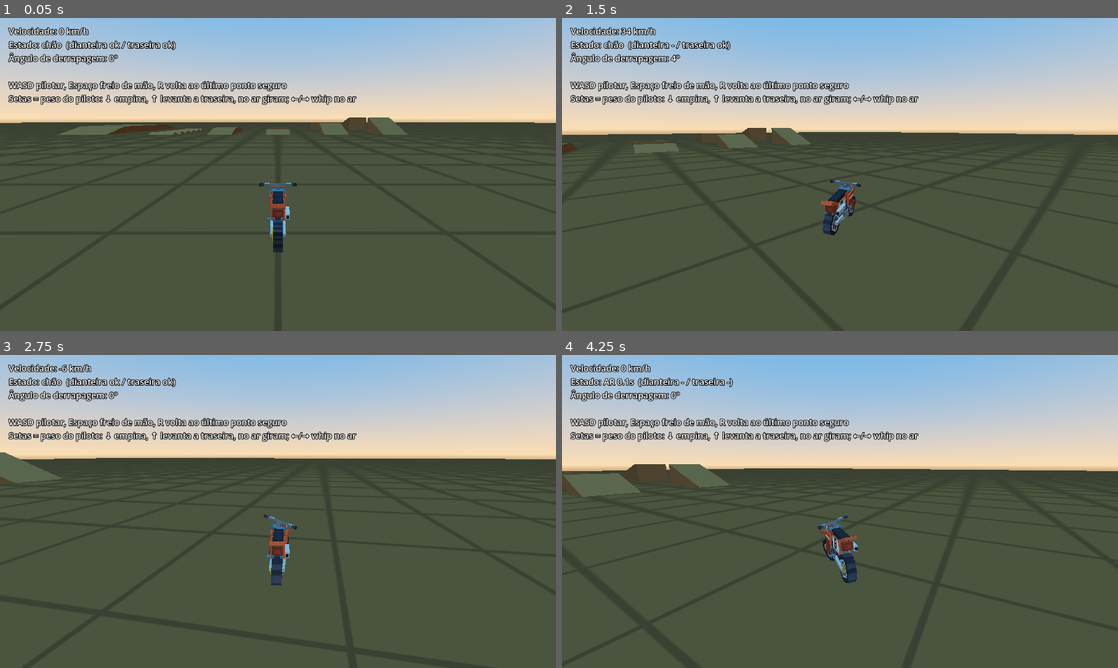
Above: before the commit, frames 1-4 (two rows, left to right).
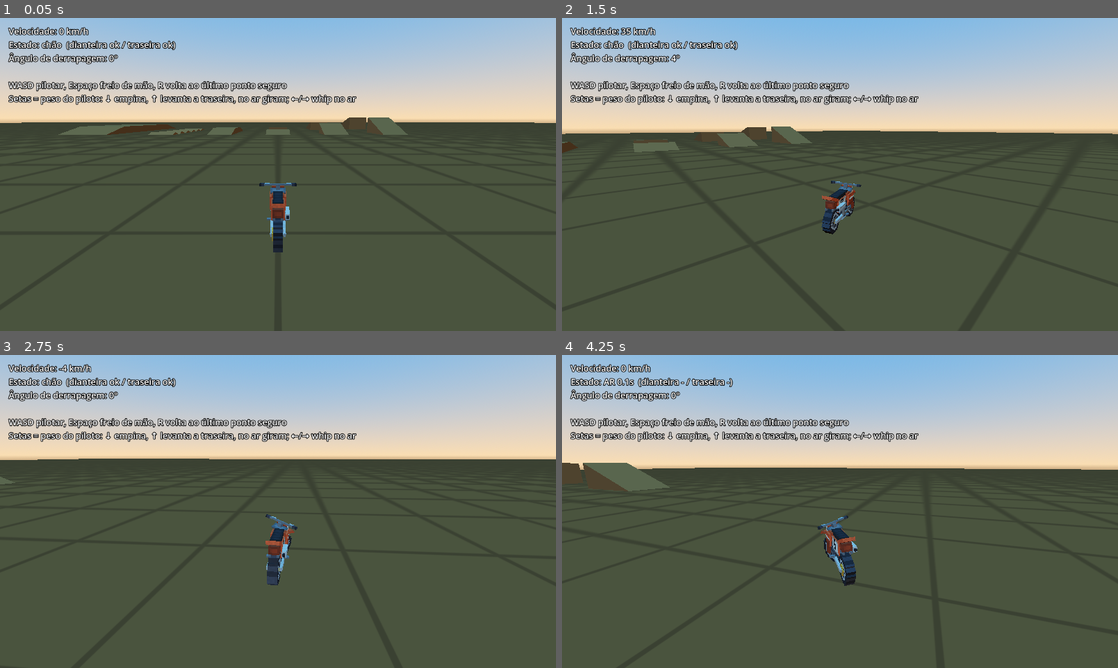
Above: after the commit, the same moments.

Repository: carvguilherme8/turinhos_circuit
Game: Godot game, scene res://scenes/tracks/playground.tscn
Two runs of this game, one before a commit and one after it. Both use one fixed random seed, a clock stepped at 60 frames per second and the inputs below.
Inputs:
- Up to frame 1 (0.05 s): no input
- Up to frame 2 (1.5 s): hold D (direita) 0.53-1.28 s; hold W (acelerar) 0.53-1.28 s; hold Down (inclinar_tras) from 1.28 s (still down); tap W (acelerar) at 1.35 s
- Up to frame 3 (2.75 s): release Down (inclinar_tras) at 2.03 s; hold D (direita) from 2.03 s (still down); hold S (frear) from 2.03 s (still down); tap W (acelerar) at 2.3 s
- Up to frame 4 (4.25 s): release D (direita) at 2.78 s; release S (frear) at 2.78 s; hold Up (inclinar_frente) 2.78-3.53 s; tap Space (freio_mao) at 2.85 s; tap W (acelerar) at 3.05 s; hold A (esquerda) from 3.53 s (still down); hold W (acelerar) from 3.53 s (still down); tap R (resetar_moto) at 4.15 s

The runs differ from the first frame. In frame 1, less than 0.1% of the frame differs, in the area x 47-53%, y 52-69%; in frame 2, 1.2%; in frame 3, 1.2%; in frame 4, 2.3%, in the area x 0-100%, y 34-74%.

Commit message:
fix: wheelie dinâmico com queda e moto sem afundar
- Wheelie e traseira no alto viram um pêndulo: o comando empurra, a gravidade
  puxa de volta; segurar demais passa do equilíbrio e vira (queda)
- O giro é só visual, sobre a roda apoiada: o corpo físico não briga mais com
  a suspensão (a moto não afunda nem pula)
- Freio derruba o wheelie; traseira no alto precisa de embalo e cai ao parar
- Com a frente no alto a direção quase não responde; com a traseira, sem tração
- Colisão em duas partes (cápsula no motor, caixa no tanque/banco): a frente
  não entra mais no chão e a moto não engancha na entrada das rampas

Diff:
--- a/scenes/bike/bike.tscn
+++ b/scenes/bike/bike.tscn
@@ -7,8 +7,12 @@
 [sub_resource type="PhysicsMaterial" id="PhysicsMaterial_body"]
 friction = 0.3
 
+[sub_resource type="CapsuleShape3D" id="CapsuleShape3D_engine"]
+radius = 0.18
+height = 0.9
+
 [sub_resource type="BoxShape3D" id="BoxShape3D_body"]
-size = Vector3(0.5, 0.75, 1.7)
+size = Vector3(0.5, 0.51, 1.2)
 
 [node name="Bike" type="RigidBody3D" node_paths=PackedStringArray("front_wheel", "rear_wheel", "steering", "fork_slider", "swingarm")]
 mass = 150.0
@@ -24,8 +28,12 @@
 fork_slider = NodePath("Visual/Model/motocross/fork/fork_lower")
 swingarm = NodePath("Visual/Model/motocross/swingarm")
 
-[node name="CollisionShape3D" type="CollisionShape3D" parent="."]
-transform = Transform3D(1, 0, 0, 0, 1, 0, 0, 0, 1, 0, 0.075, 0)
+[node name="EngineShape" type="CollisionShape3D" parent="."]
+transform = Transform3D(1, 0, 0, 0, 0, 1, 0, -1, 0, 0, -0.15, 0)
+shape = SubResource("CapsuleShape3D_engine")
+
+[node name="BodyShape" type="CollisionShape3D" parent="."]
+transform = Transform3D(1, 0, 0, 0, 1, 0, 0, 0, 1, 0, 0.185, 0.1)
 shape = SubResource("BoxShape3D_body")
 
 [node name="FrontWheelRay" type="RayCast3D" parent="."]
--- a/scripts/bike/bike.gd
+++ b/scripts/bike/bike.gd
@@ -55,6 +55,10 @@
 
 var _steer: float = 0.0
 var _throttle: float = 0.0
+var _brake: float = 0.0
+## Ângulo (rad) e velocidade do pêndulo numa roda só: + wheelie, - traseira no alto.
+var _one_wheel_angle: float = 0.0
+var _one_wheel_rate: float = 0.0
 ## Peso do piloto: +1 = todo para trás (empinar), -1 = todo para frente.
 var _rider_pitch: float = 0.0
 ## Peso do piloto para os lados: +1 = direita.
@@ -70,6 +74,10 @@
 var _rear_wheel_rest_y: float = 0.0
 var _fork_slider_rest: Vector3
 var _swingarm_length: float = 0.5
+var _visual_rest: Vector3
+var _visual_lean: float = 0.0
+## Ângulo visual numa roda só (segue o pêndulo; no ar volta suave para zero).
+var _visual_pitch: float = 0.0
 
 @onready var _front_ray: RayCast3D = $FrontWheelRay
 @onready var _rear_ray: RayCast3D = $RearWheelRay
@@ -97,6 +105,7 @@
 	_front_wheel_y = _front_wheel_rest_y
 	_rear_wheel_y = _rear_wheel_rest_y
 	_fork_slider_rest = fork_slider.position
+	_visual_rest = _visual.position
 	_swingarm_length = Vector2(rear_wheel.position.y, rear_wheel.position.z).length()
 
 
@@ -122,6 +131,7 @@
 	drift_amount = 0.0
 	air_time = 0.0
 	is_crashed = false
+	_reset_one_wheel()
 	respawned.emit()
 
 
@@ -153,6 +163,7 @@
 	var steer_input := Input.get_axis("esquerda", "direita")
 	var handbrake := Input.is_action_pressed("freio_mao") and is_grounded()
 	_throttle = throttle
+	_brake = brake
 	_rider_pitch = Input.get_axis("inclinar_frente", "inclinar_tras")
 	_rider_side = Input.get_axis("inclinar_esquerda", "inclinar_direita")
 	var drift_rate := 10.0 if handbrake else stats.drift_recovery
@@ -184,6 +195,12 @@
 		var tilt := rad_to_deg(global_basis.y.angle_to(Vector3.UP))
 		if tilt > stats.crash_tilt_angle:
 			_crash()
+
+	# Wheelie ou traseira no alto além do limite: a moto vira.
+	var one_wheel_degrees := rad_to_deg(_one_wheel_angle)
+	if not is_crashed and (one_wheel_degrees > stats.wheelie_crash_angle
+			or one_wheel_degrees < -stats.stoppie_crash_angle):
+		_crash()
 
 
 ## Compara o "para cima" da moto com a normal do chão onde ela tocou:
@@ -207,6 +224,10 @@
 
 
 func _crash() -> void:
+	if not is_zero_approx(_visual_pitch):
+		global_transform = global_transform * _one_wheel_transform(_visual_pitch, _visual_rest)
+		_visual_pitch = 0.0
+	_reset_one_wheel()
 	is_crashed = true
 	_crash_timer = stats.respawn_delay
 	drift_amount = 0.0
@@ -287,7 +308,7 @@
 		# Roda traseira travada: sem tração, só arrasta na terra.
 		new_speed = move_toward(new_speed, 0.0, stats.handbrake_deceleration * delta)
 		throttle = 0.0
-	elif throttle > 0.0 and rear_grounded:
+	elif throttle > 0.0 and rear_grounded and _one_wheel_angle > -0.05:
 		# Aceleração cheia até 75% da máxima, depois diminui até zero na máxima.
 		var taper := clampf((stats.max_speed - speed) / (stats.max_speed * 0.25), 0.0, 1.0)
 		new_speed += throttle * stats.acceleration * taper * delta
@@ -322,6 +343,7 @@
 		var speed := _flat_velocity.length()
 		var speed_ratio := speed / stats.max_speed
 		var steer_factor := clampf(speed / stats.full_steer_speed, 0.0, 1.0)
+		steer_factor *= lerpf(1.0, 0.25, clampf(_one_wheel_angle / deg_to_rad(20.0), 0.0, 1.0))
 		steer_factor *= lerpf(1.0, stats.high_speed_steer_factor, clampf(speed_ratio, 0.0, 1.0))
 		var direction := -1.0 if forward_speed < -0.1 else 1.0
 		# Direita = giro negativo em torno do "para cima".
@@ -337,6 +359,7 @@
 		av += _ground_normal * (target_yaw - yaw) * clampf(stats.steer_response * delta, 0.0, 1.0)
 		av = _rider_weight_ground(av, delta)
 	else:
+		_reset_one_wheel()
 		av = _rider_weight_air(av, delta)
 
 	# Equilíbrio: só no eixo de rolagem (o pitch fica livre para suspensão e saltos).
@@ -354,21 +377,54 @@
 
 
 ## No chão: peso para trás empina (wheelie), peso para frente levanta a traseira.
-## Sem comando, o pitch fica por conta da suspensão.
+## O ângulo numa roda só é um pêndulo (_one_wheel_angle): o comando empurra, a gravidade
+## puxa de volta até o ponto de equilíbrio e, passando dele, a moto vira.
+## É só visual (o modelo gira sobre a roda apoiada); o corpo físico fica nas duas rodas,
+## para não brigar com a suspensão.
 func _rider_weight_ground(av: Vector3, delta: float) -> Vector3:
-	if absf(_rider_pitch) < 0.05:
-		return av
-	var target := 0.0
-	if _rider_pitch > 0.0:
-		var throttle_share := lerpf(stats.wheelie_without_throttle, 1.0, _throttle)
-		target = deg_to_rad(stats.wheelie_angle) * _rider_pitch * throttle_share
-	else:
-		target = deg_to_rad(stats.stoppie_angle) * _rider_pitch
-	var pitch_axis := global_basis.x
-	var pitch := asin(clampf((-global_basis.z).dot(_ground_normal), -1.0, 1.0))
-	# O comando define a velocidade de pitch direto (vence a mola e a gravidade a cada passo).
-	var target_rate := (target - pitch) * stats.ground_pitch_response
-	return av + pitch_axis * (target_rate - av.dot(pitch_axis))
+	var previous := _one_wheel_angle
+	var accel := 0.0
+	if _one_wheel_angle >= 0.0:
+		if _rider_pitch > 0.05 and rear_grounded:
+			var throttle_share := lerpf(stats.wheelie_without_throttle, 1.0, _throttle)
+			accel += stats.wheelie_strength * _rider_pitch * throttle_share
+		accel -= stats.wheelie_brake_strength * _brake
+		accel -= stats.one_wheel_gravity * _balance(_one_wheel_angle, stats.wheelie_balance_angle)
+	if _one_wheel_angle <= 0.0:
+		# É o embalo que segura a traseira no alto: devagar, ela desce mesmo além do equilíbrio.
+		var speed_share := clampf(absf(forward_speed) / 8.0, 0.0, 1.0)
+		if _rider_pitch < -0.05 and front_grounded:
+			accel -= stats.stoppie_strength * -_rider_pitch * speed_share
+		accel += stats.one_wheel_gravity * _balance(-_one_wheel_angle, stats.stoppie_balance_angle)
+		accel += stats.one_wheel_gravity * 2.0 * (1.0 - speed_share)
+
+	_one_wheel_rate += accel * delta
+	_one_wheel_rate -= _one_wheel_rate * clampf(stats.one_wheel_damping * delta, 0.0, 1.0)
+	_one_wheel_angle += _one_wheel_rate * delta
+	# Voltou para as duas rodas (sem comando segurando do outro lado): para no zero.
+	if (previous > 0.0 and _one_wheel_angle <= 0.0 and _rider_pitch > -0.05) \
+			or (previous < 0.0 and _one_wheel_angle >= 0.0 and _rider_pitch < 0.05):
+		_reset_one_wheel()
+
+	return av
+
+
+## 1 com a moto nas duas rodas, 0 no ponto de equilíbrio, negativo depois dele.
+## Curva quadrática: a gravidade ainda puxa forte no meio do wheelie (soltar salva)
+## e só some perto do equilíbrio.
+func _balance(angle: float, balance_degrees: float) -> float:
+	var ratio := angle / deg_to_rad(balance_degrees)
+	return 1.0 - ratio * ratio
+
+
+func _reset_one_wheel() -> void:
+	_one_wheel_angle = 0.0
+	_one_wheel_rate = 0.0
+
+
+## Ângulo de pitch em relação ao chão (positivo = nariz para cima).
+func _ground_pitch_degrees() -> float:
+	return rad_to_deg(asin(clampf((-global_basis.z).dot(_ground_normal), -1.0, 1.0)))
 
 
 ## No ar: peso frente/trás gira a moto (pitch); para os lados faz o whip, jogando a traseira.
@@ -398,11 +454,27 @@
 	return av
 
 
+## Giro de `angle` (+ nariz para cima) em torno do ponto onde a roda apoiada toca o chão:
+## roda traseira no wheelie, dianteira com a traseira no alto. `ground` é a posição do chão
+## sob o centro da moto no espaço em que o giro é aplicado.
+func _one_wheel_transform(angle: float, ground: Vector3) -> Transform3D:
+	var contact_z := _rear_ray.position.z if angle > 0.0 else _front_ray.position.z
+	var pivot := ground + Vector3(0.0, 0.0, contact_z)
+	var rotation := Basis(Vector3.RIGHT, angle)
+	return Transform3D(rotation, pivot - rotation * pivot)
+
+
 func _update_visuals(delta: float) -> void:
 	var speed_ratio := clampf(absf(forward_speed) / stats.max_speed, 0.0, 1.0)
 	var lean_degrees := stats.visual_lean_degrees * (1.0 + 0.4 * drift_amount)
 	var lean := -_steer * deg_to_rad(lean_degrees) * speed_ratio if is_grounded() else 0.0
-	_visual.rotation.z = lerp_angle(_visual.rotation.z, lean, clampf(8.0 * delta, 0.0, 1.0))
+	_visual_lean = lerp_angle(_visual_lean, lean, clampf(8.0 * delta, 0.0, 1.0))
+	if is_grounded():
+		_visual_pitch = _one_wheel_angle
+	else:
+		_visual_pitch = lerpf(_visual_pitch, 0.0, clampf(10.0 * delta, 0.0, 1.0))
+	var lean_transform := Transform3D(Basis(Vector3.BACK, _visual_lean), _visual_rest)
+	_visual.transform = lean_transform * _one_wheel_transform(_visual_pitch, Vector3.ZERO)
 
 	# Guidão: gira em torno do eixo de direção inclinado; esterça menos em alta velocidade.
 	var rake := deg_to_rad(fork_rake_degrees)
--- a/scripts/bike/bike_stats.gd
+++ b/scripts/bike/bike_stats.gd
@@ -51,14 +51,28 @@
 @export_range(0.0, 10.0, 0.1) var air_yaw_align: float = 3.0
 
 @export_group("Peso do piloto")
-## Ângulo máximo de wheelie (empinar) com o peso todo para trás.
-@export_range(0.0, 60.0, 1.0, "suffix:°") var wheelie_angle: float = 28.0
-## Ângulo máximo levantando a traseira com o peso todo para frente.
-@export_range(0.0, 45.0, 1.0, "suffix:°") var stoppie_angle: float = 20.0
-## Força com que o piloto puxa a moto para o ângulo desejado no chão.
-@export_range(0.5, 20.0, 0.5) var ground_pitch_response: float = 4.5
-## Fração do wheelie disponível sem acelerar (o resto vem do acelerador).
+## Wheelie e traseira no alto funcionam como um pêndulo: o comando empurra, a gravidade
+## puxa de volta até o ponto de equilíbrio e, depois dele, puxa para o outro lado (a moto vira).
+## Força do wheelie (peso para trás + acelerador).
+@export_range(0.0, 60.0, 0.5, "suffix:rad/s²") var wheelie_strength: float = 8.0
+## Fração da força do wheelie disponível sem acelerar (o resto vem do acelerador).
 @export_range(0.0, 1.0, 0.05) var wheelie_without_throttle: float = 0.5
+## Ângulo em que a moto empinada se equilibra sozinha; passou disso, ela tende a virar.
+@export_range(10.0, 80.0, 1.0, "suffix:°") var wheelie_balance_angle: float = 50.0
+## Freio derruba a frente durante o wheelie (como o freio traseiro de verdade).
+@export_range(0.0, 60.0, 0.5, "suffix:rad/s²") var wheelie_brake_strength: float = 10.0
+## Força para levantar a traseira (peso para frente); precisa de velocidade.
+@export_range(0.0, 60.0, 0.5, "suffix:rad/s²") var stoppie_strength: float = 9.0
+## Ângulo de equilíbrio com a traseira no alto.
+@export_range(10.0, 80.0, 1.0, "suffix:°") var stoppie_balance_angle: float = 50.0
+## Gravidade puxando a moto de volta para as duas rodas (no chão, sem ângulo).
+@export_range(0.0, 60.0, 0.5, "suffix:rad/s²") var one_wheel_gravity: float = 6.0
+## Amortecimento do movimento numa roda só (maior = mais fácil de equilibrar).
+@export_range(0.0, 10.0, 0.1) var one_wheel_damping: float = 3.0
+## Passou deste ângulo empinado (no chão), a moto vira para trás: queda.
+@export_range(30.0, 90.0, 1.0, "suffix:°") var wheelie_crash_angle: float = 75.0
+## Passou deste ângulo com a traseira no alto, a moto capota para frente: queda.
+@export_range(20.0, 90.0, 1.0, "suffix:°") var stoppie_crash_angle: float = 55.0
 ## Velocidade de giro (pitch) no ar com o analógico/seta no máximo.
 @export_range(0.5, 10.0, 0.1, "suffix:rad/s") var air_pitch_rate: float = 3.5
 ## Rapidez com que o giro no ar responde ao comando.
Not shown: 1 places in scenes/bike/bike.tscn that only renumber resources
